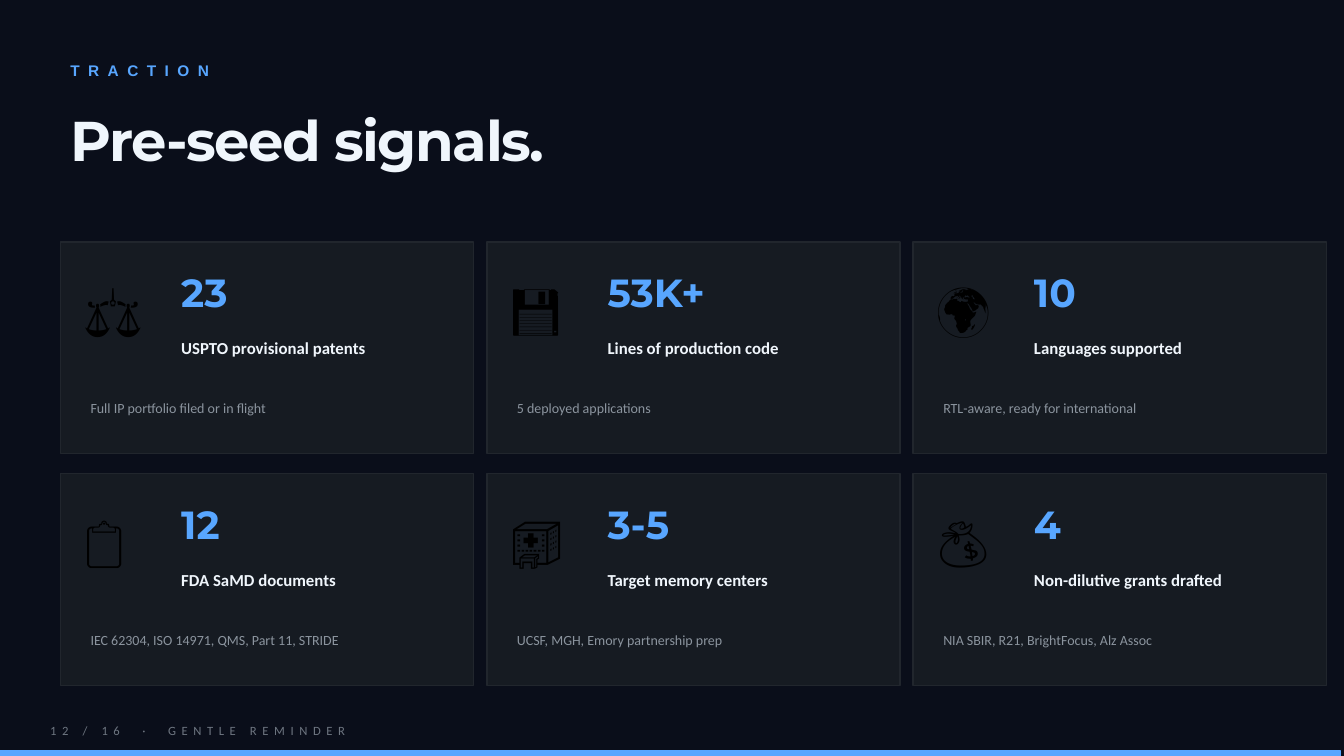
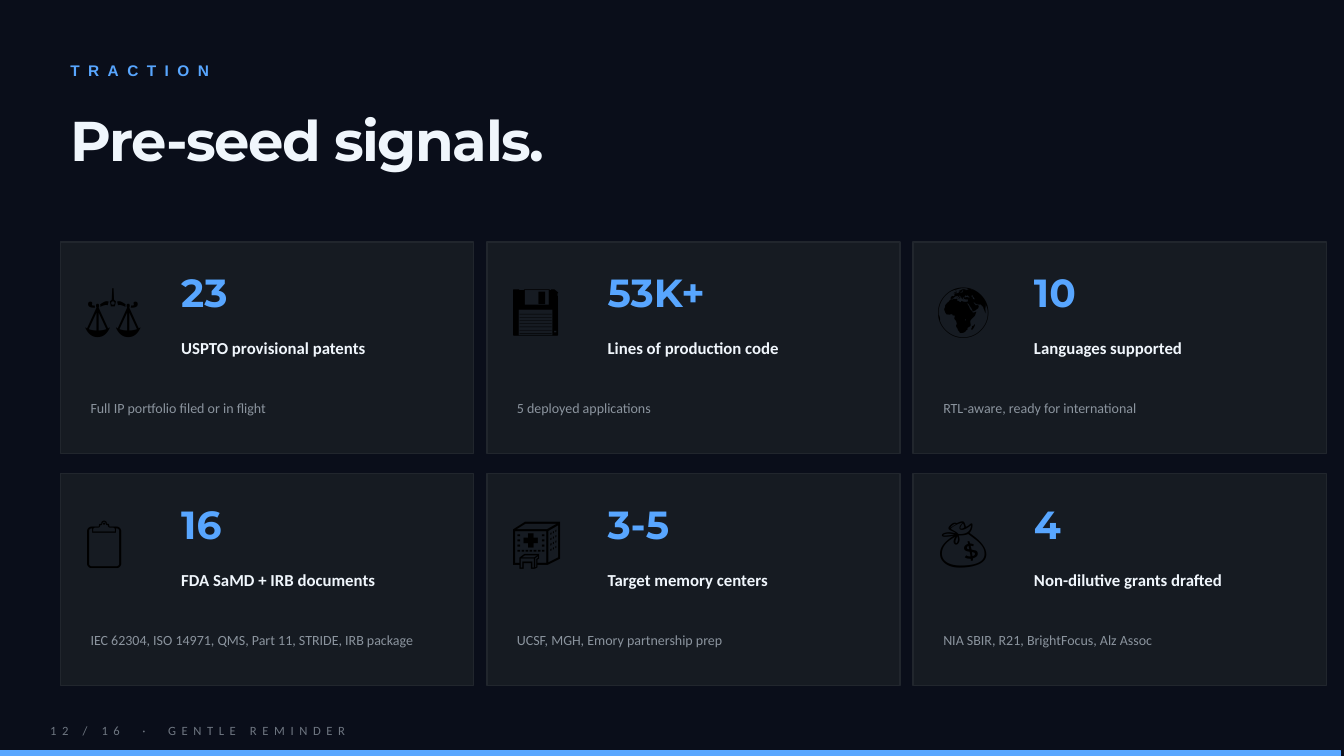
Before and after one commit to prosalesleague-ClinIQ/gentle-reminder, a slide deck: slide 12 of apps/pitch-site/public/Gentle-Reminder-Pitch-Deck.pptx. Drawn at 1344x756 pixels with LibreOffice and Linux fonts; fonts in the diff are those of the drawing. Boxes give left, top, right and bottom in pixels: in the first picture for what was removed or moved away, otherwise in the second. Text is boxed around its words. In the diff, an @@ line names an element or a change of style, - is before the commit and + after.

```diff
--- a/apps/pitch-site/public/Gentle-Reminder-Pitch-Deck.pptx
+++ b/apps/pitch-site/public/Gentle-Reminder-Pitch-Deck.pptx
@@ text at [181, 511, 221, 540]: text changed @@
-12
+16
@@ text at [181, 574, 375, 586]: text changed @@
-FDA SaMD documents
+FDA SaMD + IRB documents
@@ text at [91, 635, 413, 648]: text changed @@
-IEC 62304, ISO 14971, QMS, Part 11, STRIDE
+IEC 62304, ISO 14971, QMS, Part 11, STRIDE, IRB package
```
Also in this commit, not shown: 1 other slide changed, 9 other files.
